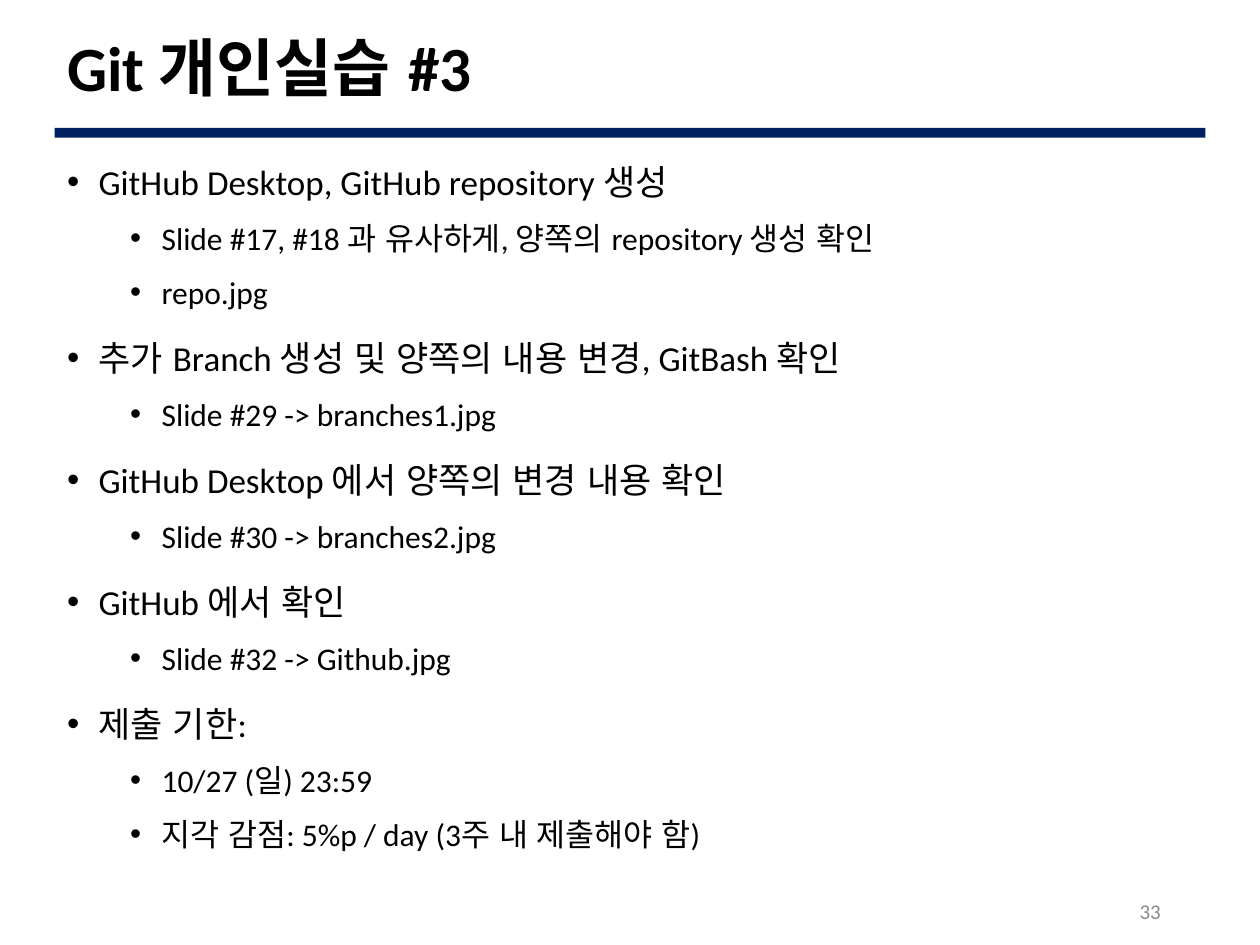
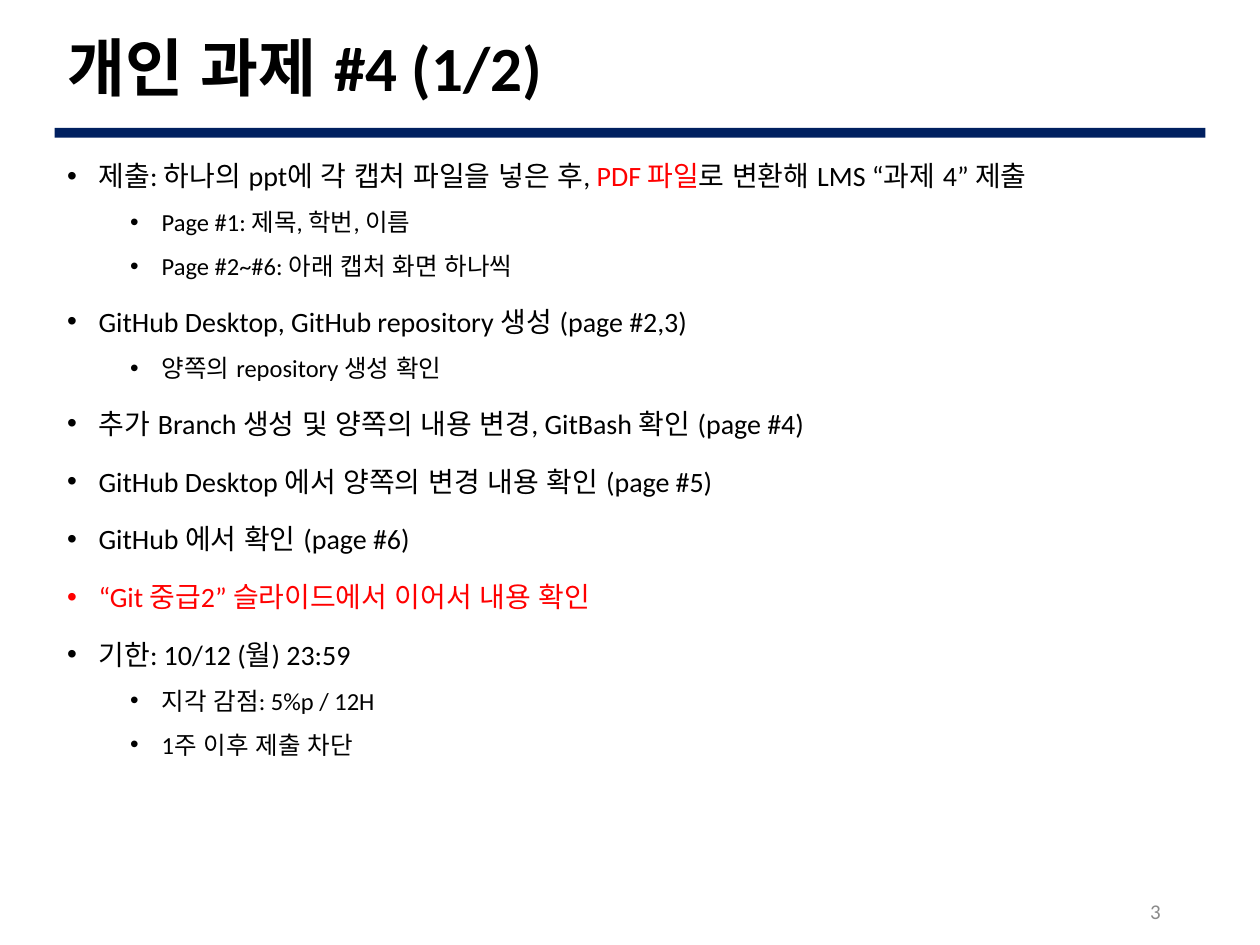
Before and after one commit to JBNU-JEduTools/osscourse, a slide deck: slide 3 of Slides 2020/6. Git 중급 1.pptx (slide 33 before the commit). Drawn at 1260x945 pixels with LibreOffice and Linux fonts; fonts in the diff are those of the drawing; background and template pictures are left out. Boxes give left, top, right and bottom in pixels: in the first picture for what was removed or moved away, otherwise in the second. Text is boxed around its words. In the diff, an @@ line names an element or a change of style, - is before the commit and + after.

Commit message:
수정 파일들, docs 폴더 생성

```diff
--- a/Slides 2020/6. Git 중급 1.pptx
+++ b/Slides 2020/6. Git 중급 1.pptx
@@ title at [67, 38, 542, 101]: text changed @@
-Git 개인실습 #3
+개인 과제 #4 (1/2)
@@ text at [99, 162, 1026, 756]: text changed; size 18 to 16 pt @@
-• GitHub Desktop, GitHub repository 생성
-  • Slide #17, #18 과 유사하게, 양쪽의 repository 생성 확인
-  • repo.jpg
-• 추가 Branch 생성 및 양쪽의 내용 변경, GitBash 확인
-  • Slide #29 -> branches1.jpg
-• GitHub Desktop 에서 양쪽의 변경 내용 확인
-  • Slide #30 -> branches2.jpg
-• GitHub 에서 확인
-  • Slide #32 -> Github.jpg
-• 제출 기한:
-  • 10/27 (일) 23:59
-  • 지각 감점: 5%p / day (3주 내 제출해야 함)
+• 제출: 하나의 ppt에 각 캡처 파일을 넣은 후, PDF 파일로 변환해 LMS “과제 4” 제출
+  • Page #1: 제목, 학번, 이름
+  • Page #2~#6: 아래 캡처 화면 하나씩
+• GitHub Desktop, GitHub repository 생성 (page #2,3)
+  • 양쪽의 repository 생성 확인
+• 추가 Branch 생성 및 양쪽의 내용 변경, GitBash 확인 (page #4)
+• GitHub Desktop 에서 양쪽의 변경 내용 확인 (page #5)
+• GitHub 에서 확인 (page #6)
+• “Git 중급2” 슬라이드에서 이어서 내용 확인
+• 기한: 10/12 (월) 23:59
+  • 지각 감점: 5%p / 12H
+  • 1주 이후 제출 차단
@@ page number at [1150, 905, 1161, 919]: text changed @@
-33
+3
```
Also in this commit, not shown: 8 other slides changed, 10 other files.
